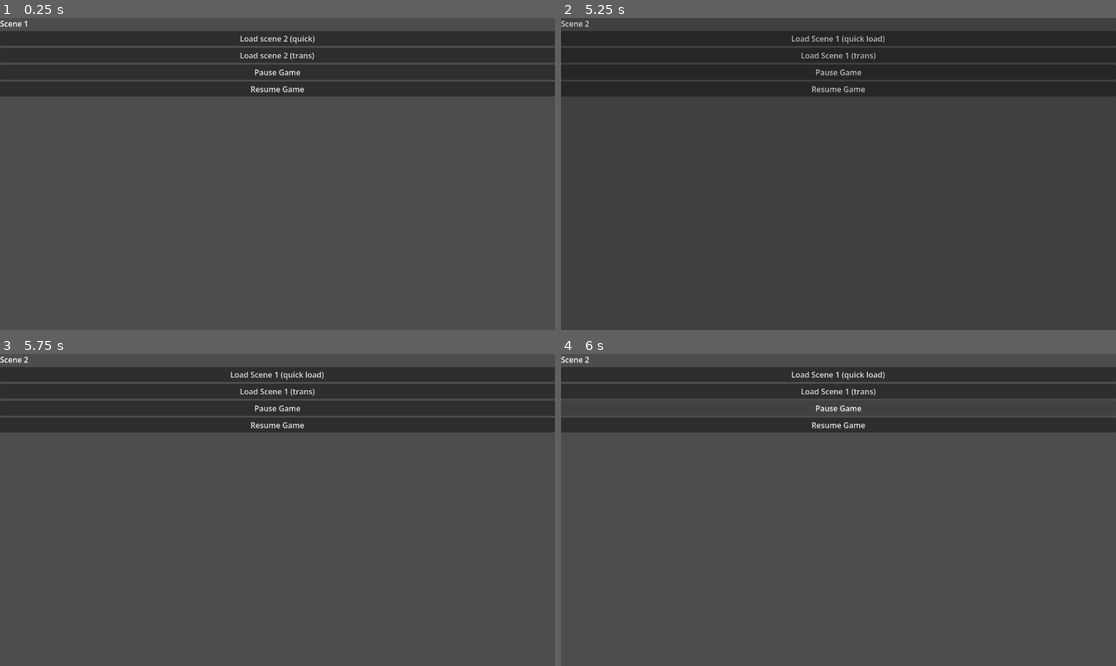
Above: before the commit, frames 1-4 (two rows, left to right).
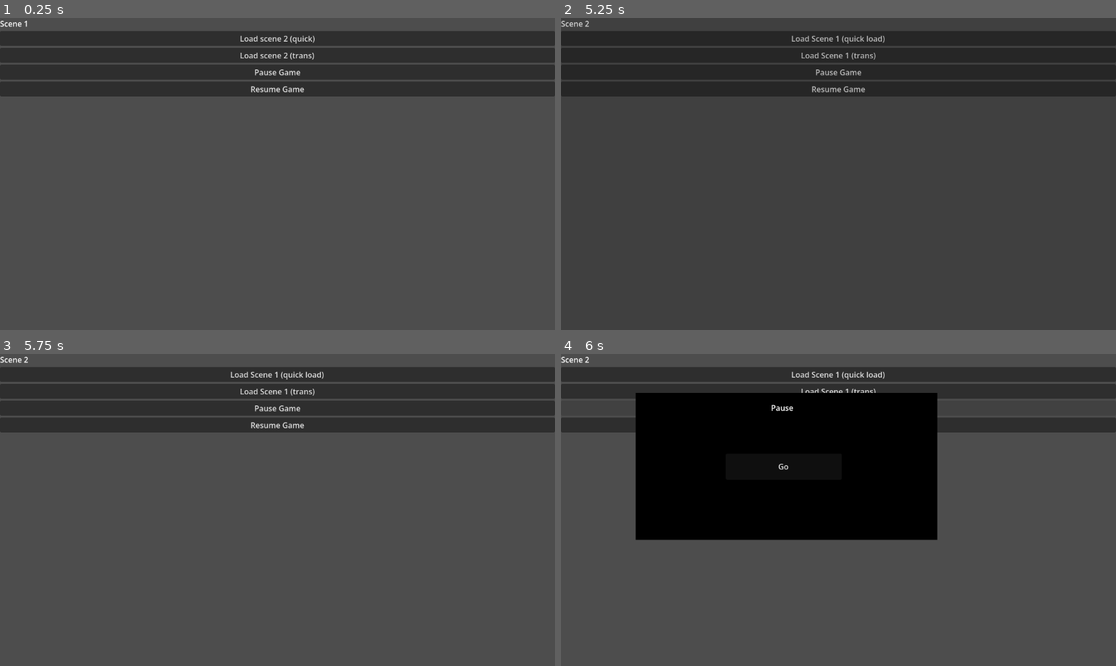
Above: after the commit, the same moments.

Repository: WorldOfRichey/SceneManager
Game: Godot game, scene res://demo/startup.tscn
Two runs of this game, one before a commit and one after it. Both use one fixed random seed, a clock stepped at 60 frames per second and the inputs below.
Inputs:
- Up to frame 1 (0.25 s): no input
- Up to frame 2 (5.25 s): click "Resume Game" at 0.5 s; click "Resume Game" at 1.25 s; click "Resume Game" at 2 s; click "Load scene 2 (quick)" at 2.75 s; click "Load Scene 1 (quick load)" at 3.5 s; click "Load scene 2 (trans)" at 4.25 s; click "Load Scene 1 (trans)" at 5 s
- Up to frame 3 (5.75 s): no input
- Up to frame 4 (6 s): click "Pause Game" at 5.75 s

Frames 1-3 are identical in both runs. In frame 4, 26% of the frame differs, in the area x 13-68%, y 12-60%.

Commit message:
Simple pause menu

Diff:
--- a/demo/simple_pause_screen.gd
+++ b/demo/simple_pause_screen.gd
@@ -1,7 +1,12 @@
 extends PauseScreen
 
+@onready var pause_control : Control = get_node("Control")
+
 func _show_pause_screen() -> void:
-	print ("show pause screen now")
+	pause_control.visible = true
 
 func _hide_pause_screen() -> void:
-	print ("hide pause screen now")
+	pause_control.visible = false
+
+func on_resume_clicked() -> void:
+	GameManager.resume_game()
--- a/demo/startup.tscn
+++ b/demo/startup.tscn
@@ -19,12 +19,29 @@
 grow_horizontal = 2
 grow_vertical = 2
 
-[node name="Label" type="Label" parent="Pause/SimplePause/Control" index="0" unique_id=1410557041]
-visible = false
+[node name="ColorRect" type="ColorRect" parent="Pause/SimplePause/Control" index="0" unique_id=1826142]
 layout_mode = 0
-offset_right = 40.0
-offset_bottom = 23.0
+offset_left = 155.0
+offset_top = 81.0
+offset_right = 781.0
+offset_bottom = 386.0
+color = Color(0, 0, 0, 1)
+
+[node name="Label" type="Label" parent="Pause/SimplePause/Control/ColorRect" index="0" unique_id=1410557041]
+layout_mode = 0
+offset_left = 281.0
+offset_top = 19.0
+offset_right = 433.0
+offset_bottom = 70.0
 text = "Pause"
+
+[node name="Button" type="Button" parent="Pause/SimplePause/Control/ColorRect" index="1" unique_id=1592467421]
+layout_mode = 0
+offset_left = 187.0
+offset_top = 126.0
+offset_right = 428.0
+offset_bottom = 180.0
+text = "Go"
 
 [node name="FadeTransition" type="Control" parent="Transitions" parent_id_path=PackedInt32Array(434719897) index="0" unique_id=234796323]
 layout_mode = 3
@@ -45,3 +62,5 @@
 grow_horizontal = 2
 grow_vertical = 2
 color = Color(0, 0, 0, 1)
+
+[connection signal="pressed" from="Pause/SimplePause/Control/ColorRect/Button" to="Pause/SimplePause" method="on_resume_clicked"]
